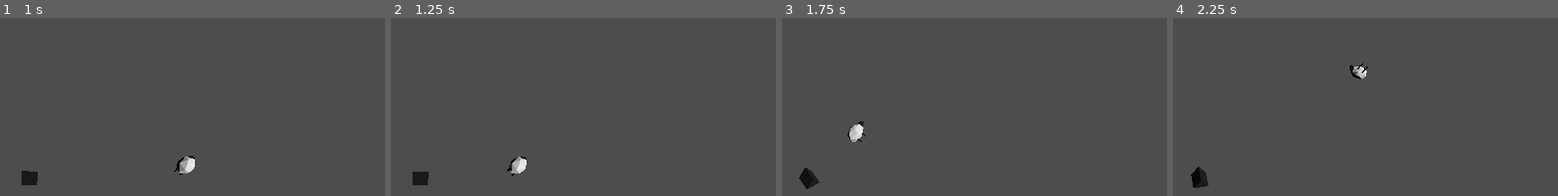
Above: before the commit, frames 1-4 (left to right).
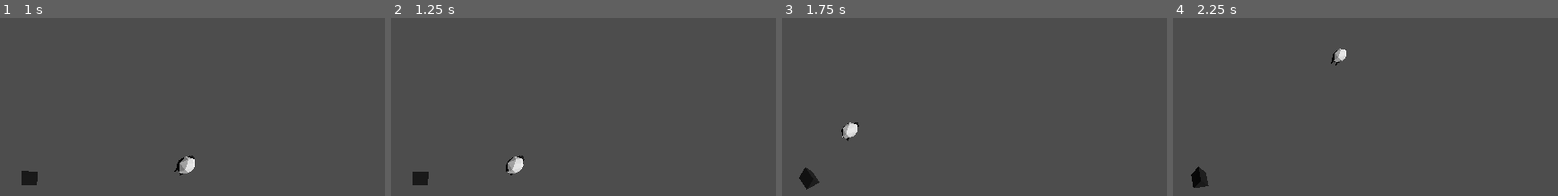
Above: after the commit, the same moments.

Repository: thygrrr/minijam-2023-11
Game: Godot game, scene res://game-moritz.tscn
Two runs of this game, one before a commit and one after it. Both use one fixed random seed, a clock stepped at 60 frames per second and the inputs below.
Inputs:
- Up to frame 1 (1 s): hold D (right) from 0.53 s (still down)
- Up to frame 2 (1.25 s): keep holding D (right)
- Up to frame 3 (1.75 s): release D (right) at 1.28 s; hold S (down) from 1.28 s (still down)
- Up to frame 4 (2.25 s): release S (down) at 2.03 s; hold D (right) from 2.03 s (still down)

Frame 1 is identical in both runs. In frame 2, 0.3% of the frame differs, in the area x 29-36%, y 77-89%; in frame 3, 0.5%, in the area x 15-22%, y 58-70%; in frame 4, 0.5%.

Commit message:
better evasion

Diff:
--- a/actors/sheep.tscn
+++ b/actors/sheep.tscn
@@ -10,6 +10,7 @@
 
 [node name="Sheep" type="RigidBody3D"]
 top_level = true
+lock_rotation = true
 script = ExtResource("1_ycmc6")
 
 [node name="CollisionShape3D" type="CollisionShape3D" parent="."]
--- a/code/Sheep.gd
+++ b/code/Sheep.gd
@@ -26,10 +26,5 @@
 	if body.name == "Dog Controller":
 		dog = body
 
-
-func _on_area_3d_area_exited(area):
+func _on_area_3d_body_exited(body):
 	dog = null
-
-
-func _on_area_3d_body_exited(body):
-	pass # Replace with function body.
